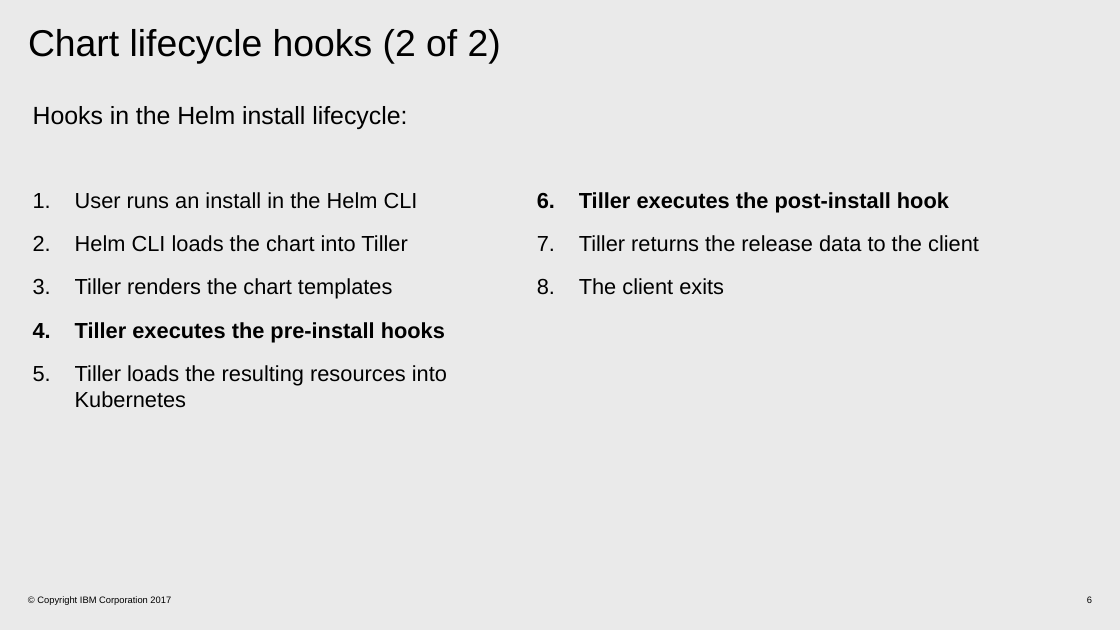
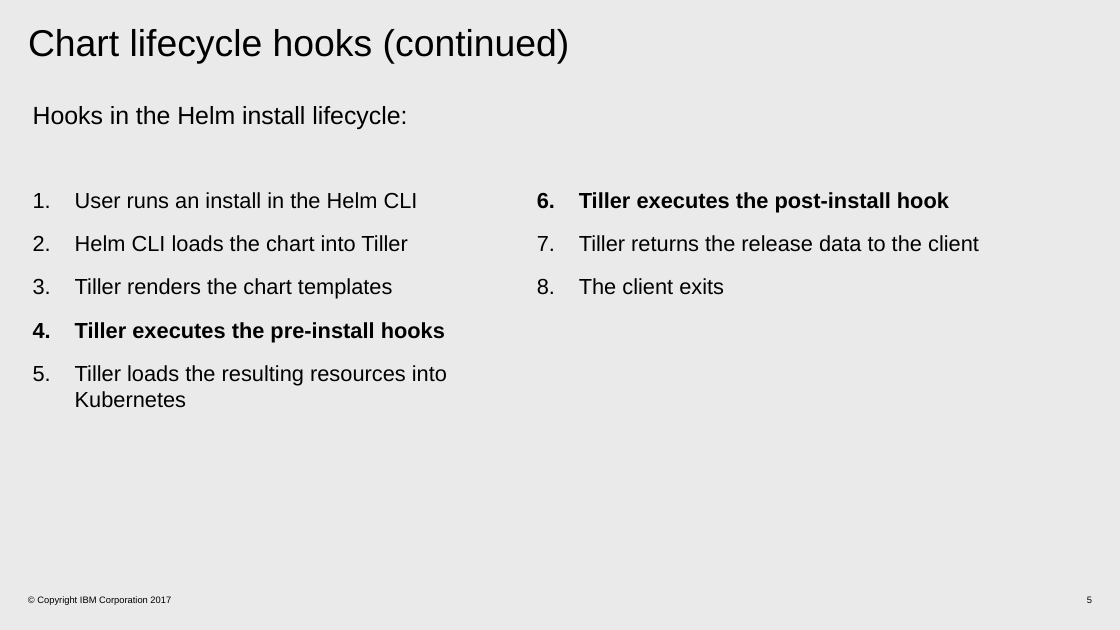
Before and after one commit to patrocinio/cloud-private-bootcamp, a slide deck: slide 5 of Units_development/Creating Helm charts_AWG.pptx (slide 6 before the commit). Drawn at 1120x630 pixels with LibreOffice and Linux fonts; fonts in the diff are those of the drawing. Boxes give left, top, right and bottom in pixels: in the first picture for what was removed or moved away, otherwise in the second. Text is boxed around its words. In the diff, an @@ line names an element or a change of style, - is before the commit and + after.

```diff
--- a/Units_development/Creating Helm charts_AWG.pptx
+++ b/Units_development/Creating Helm charts_AWG.pptx
@@ title at box(28, 29, 570, 64): text changed @@
-Chart lifecycle hooks (2 of 2)
+Chart lifecycle hooks (continued)
```
Also in this commit, not shown: 9 other slides changed, 2 slides removed.
